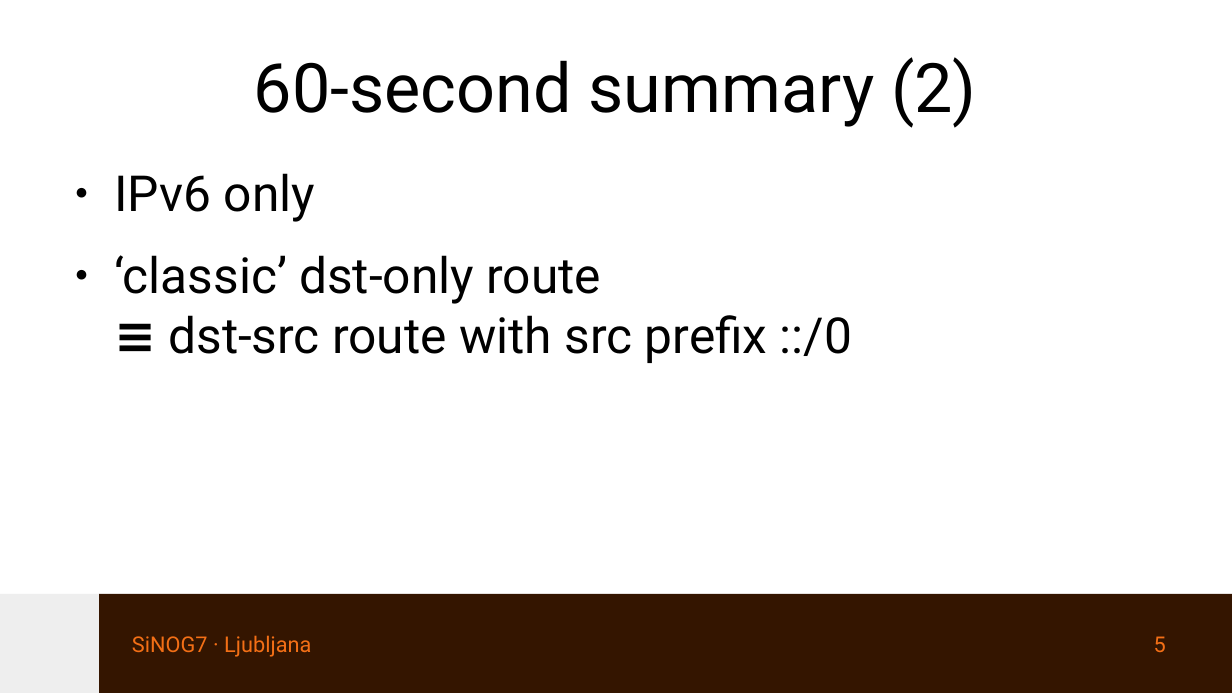
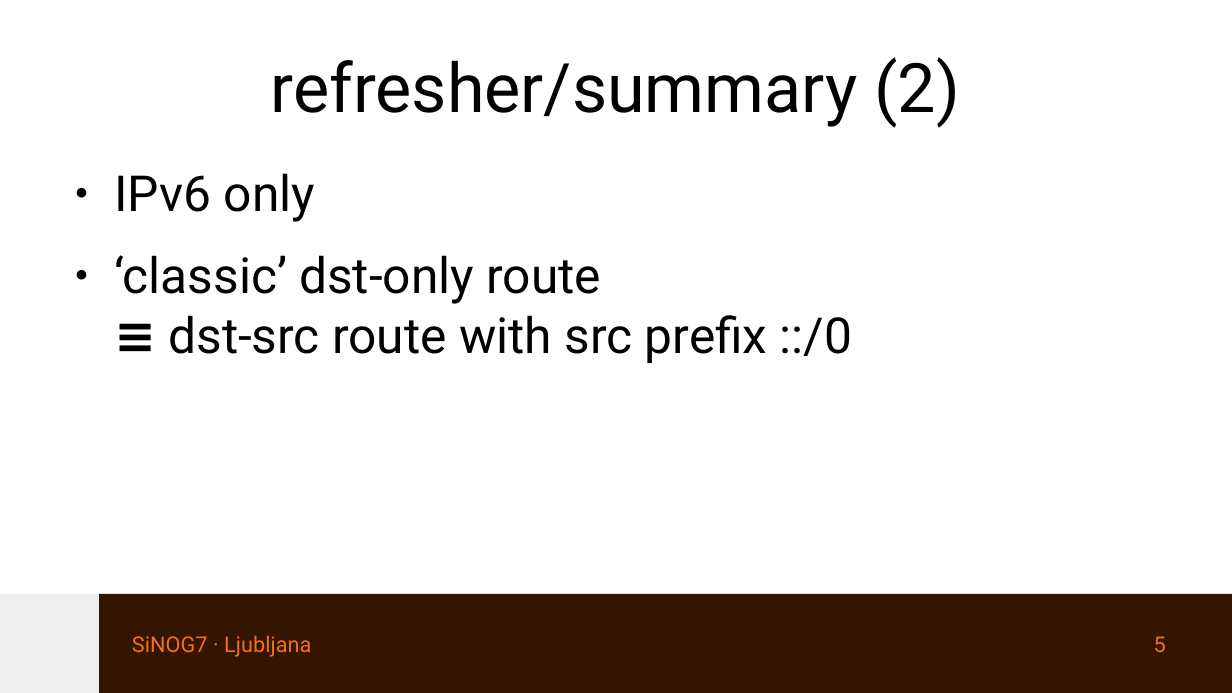
Before and after one commit to eqvinox/rtgwg-dst-src-routing, a slide deck: slide 5 of ietf121-rtgwg-dst-src-routing.odp. Drawn at 1232x693 pixels with LibreOffice and Linux fonts; fonts in the diff are those of the drawing. Boxes give left, top, right and bottom in pixels: in the first picture for what was removed or moved away, otherwise in the second. Text is boxed around its words. In the diff, an @@ line names an element or a change of style, - is before the commit and + after.

```diff
--- a/ietf121-rtgwg-dst-src-routing.odp
+++ b/ietf121-rtgwg-dst-src-routing.odp
@@ title at <box>271,57,960,128</box>: text changed @@
-60-second summary (2)
+refresher/summary (2)
```
Also in this commit, not shown: 9 other slides changed, 1 other file.
